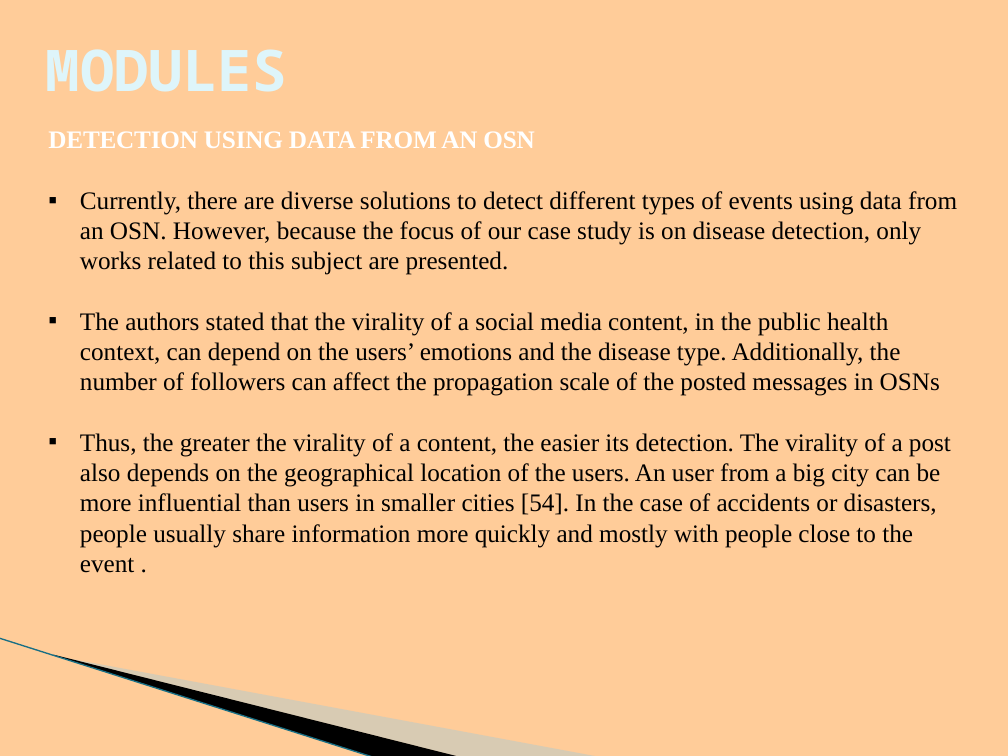
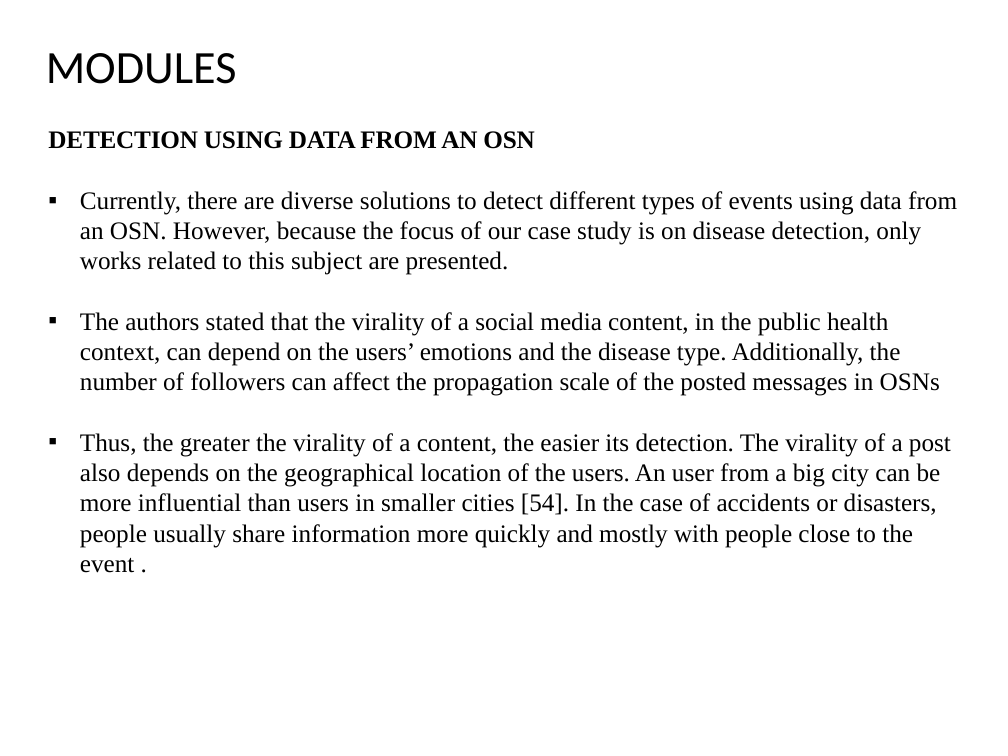
Before and after one commit to BHARGAVKR2000/Event-Detetion-System, a slide deck: slide 15 of project-E10.pptx (slide 17 before the commit). Drawn at 1008x756 pixels with LibreOffice and Linux fonts; fonts in the diff are those of the drawing; background and template pictures are left out. Boxes give left, top, right and bottom in pixels: in the first picture for what was removed or moved away, otherwise in the second. Text is boxed around its words. In the diff, an @@ line names an element or a change of style, - is before the commit and + after.

Commit message:
event detection system

```diff
--- a/project-E10.pptx
+++ b/project-E10.pptx
@@ background #FFCC99 to #FFFFFF @@
@@ title "MODULES" at <box>46,53,237,84</box>: size 41 to 33 pt, font Noto Sans Mono to Calibri, text colour #DEF5FA to #000000, bold off; line spacing 1 to 0.9 @@
@@ text at <box>48,131,534,149</box>: text colour #FFFFFF to #000000 in "DETECTION USING DATA FROM AN OSN" @@
@@ freeform shape removed at <box>79,551,498,711</box> @@
@@ freeform shape removed at <box>0,638,413,731</box> @@
@@ line removed from (0, 638) to (374, 756) @@
```
Also in this commit, not shown: 20 other slides changed, 4 slides added, 6 slides removed, 1 other file.
